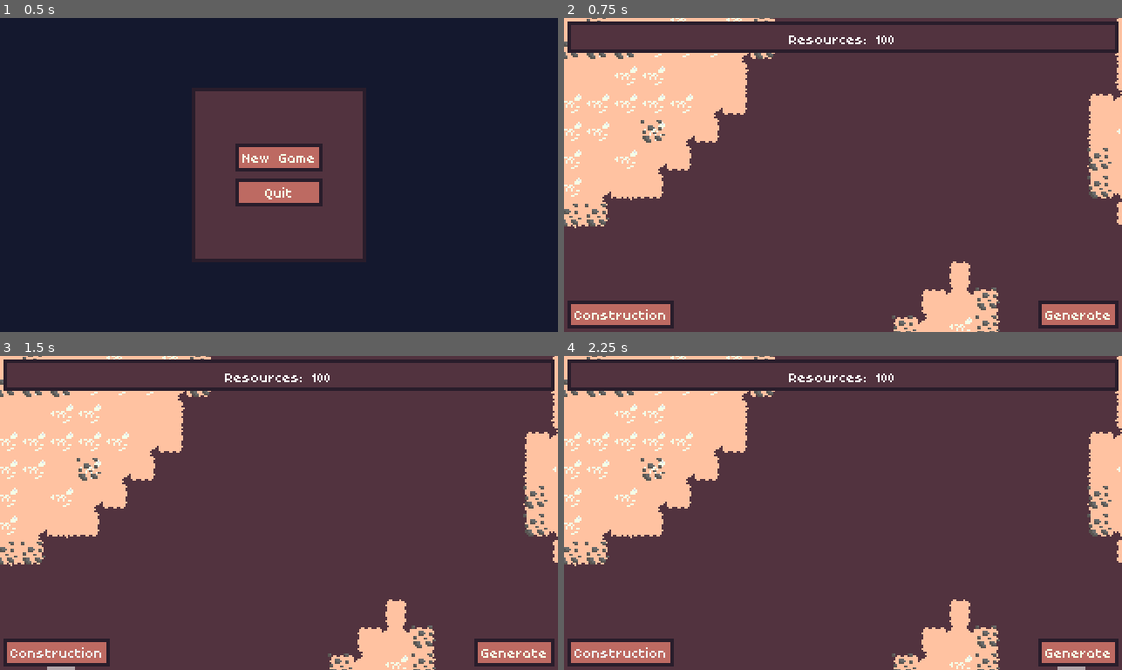
Above: before the commit, frames 1-4 (two rows, left to right).
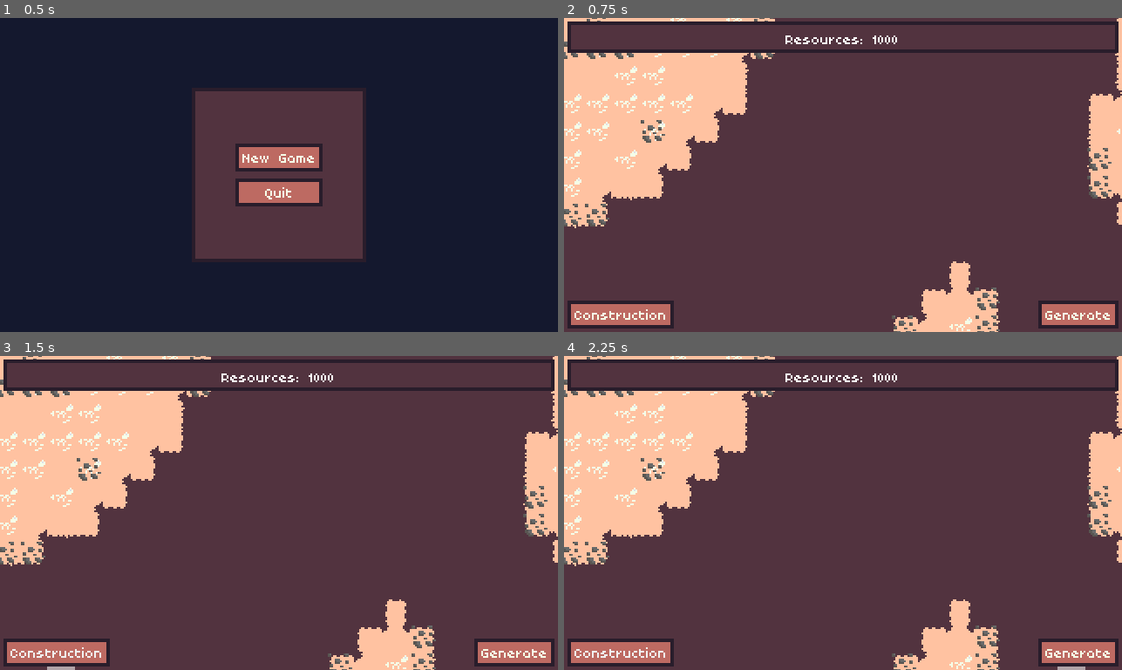
Above: after the commit, the same moments.

Repository: Byteron/floating-islands
Game: Godot game, scene res://source/menu/TitleScreen.tscn
Two runs of this game, one before a commit and one after it. Both use one fixed random seed, a clock stepped at 60 frames per second and the inputs below.
Inputs:
- Up to frame 1 (0.5 s): no input
- Up to frame 2 (0.75 s): click "New Game" at 0.5 s
- Up to frame 3 (1.5 s): click "Construction" at 1.25 s
- Up to frame 4 (2.25 s): click "Generate" at 2 s

Frame 1 is identical in both runs. In frame 2, 0.2% of the frame differs, in the area x 39-60%, y 5-9%; in frame 3, 0.2%; in frame 4, 0.2%.

Commit message:
placing buildings costs resources, can't place buildings that cost more than the player has resources.

Diff:
--- a/project.godot
+++ b/project.godot
@@ -13,6 +13,11 @@
 "class": "Construction",
 "language": "GDScript",
 "path": "res://source/construction/Construction.gd"
+}, {
+"base": "Button",
+"class": "ConstructionButton",
+"language": "GDScript",
+"path": "res://source/game/interface/ConstructionButton.gd"
 }, {
 "base": "Resource",
 "class": "ConstructionData",
@@ -61,6 +66,7 @@
 } ]
 _global_script_class_icons={
 "Construction": "",
+"ConstructionButton": "",
 "ConstructionData": "",
 "GameCam": "",
 "Interface": "",
--- a/source/construction/ConstructionData.gd
+++ b/source/construction/ConstructionData.gd
@@ -3,4 +3,6 @@
 
 export var id := ""
 export var name := ""
+export var cost := 100
+
 export var texture : Texture = null
--- a/source/game/Game.gd
+++ b/source/game/Game.gd
@@ -15,13 +15,11 @@
 	if event.is_action_pressed("RMB"):
 		interface.clear_highlights()
 
-func _ready() -> void:
-	interface.update_player(player)
-
 func place_construction(data: ConstructionData):
 	var tile_selector := map.new_tile_selector()
 	yield(tile_selector, "tile_selected")
 	if tile_selector.selected_tile:
+		player.resources -= data.cost
 		map.add_contruction(tile_selector.selected_tile, data)
 	map.remove_tile_selector()
 	call_deferred("set_process_unhandled_input", true)
--- /dev/null
+++ b/source/game/interface/ConstructionButton.gd
@@ -0,0 +1,8 @@
+extends Button
+class_name ConstructionButton
+
+var data : ConstructionData = null
+
+func _ready() -> void:
+	name = data.name
+	text = data.name
--- a/source/game/interface/Interface.gd
+++ b/source/game/interface/Interface.gd
@@ -11,13 +11,14 @@
 
 func update_player(player: Player):
 	resource_label.text = "Resources: %d" % player.resources
+	for button in construction_buttons.get_children():
+		button.disabled = button.data.cost > player.resources
 
 func _add_construction_buttons():
 	for key in Global.constructions:
 		var c = Global.constructions[key]
-		var button = Button.new()
-		button.name = c.name
-		button.text = c.name
+		var button = ConstructionButton.new()
+		button.data = c
 		button.connect("pressed", self, "_on_ConstructionButton_pressed", [ c ])
 		construction_buttons.add_child(button)
 
--- a/source/player/Player.gd
+++ b/source/player/Player.gd
@@ -1,9 +1,13 @@
 extends Node
 class_name Player
 
-var resources := 0
+var resources := 0 setget _set_resources
 
-export var start_resources := 100
+export var start_resources := 1000
 
 func _ready() -> void:
-	resources = start_resources
+	_set_resources(start_resources)
+
+func _set_resources(value):
+	resources = value
+	get_tree().call_group("Interface", "update_player", self)
